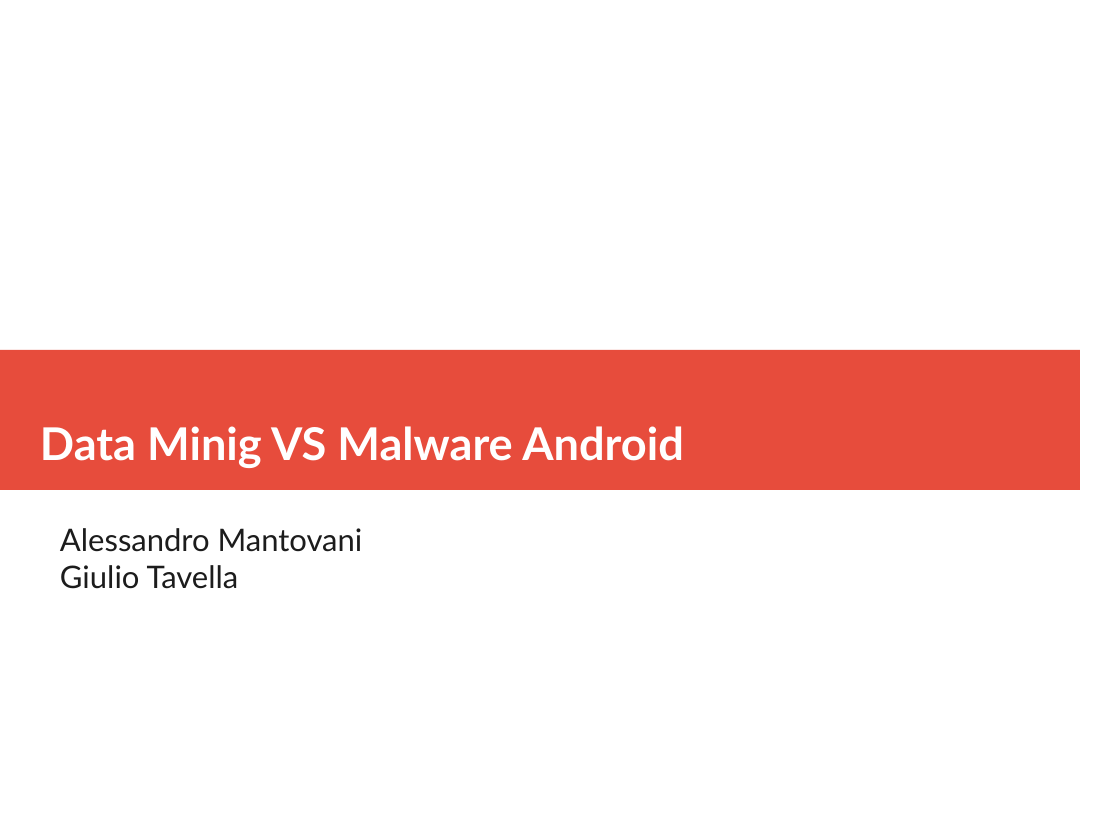
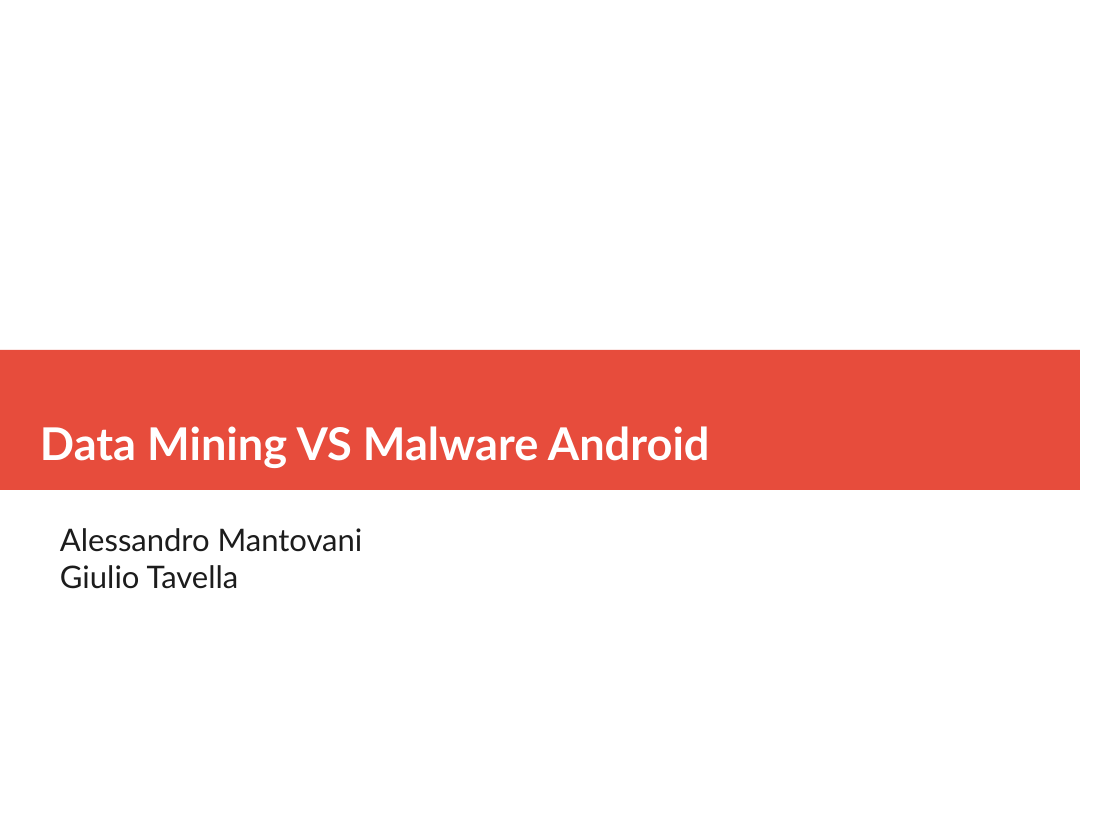
Before and after one commit to elManto/DataMiningForAndroid, a slide deck: slide 1 of DataMining.odp. Drawn at 1120x840 pixels with LibreOffice and Linux fonts; fonts in the diff are those of the drawing. Boxes give left, top, right and bottom in pixels: in the first picture for what was removed or moved away, otherwise in the second. Text is boxed around its words. In the diff, an @@ line names an element or a change of style, - is before the commit and + after.

```diff
--- a/DataMining.odp
+++ b/DataMining.odp
@@ title at [40,426,710,468]: text changed @@
-Data Minig VS Malware Android
+Data Mining VS Malware Android
```
Also in this commit, not shown: 4 other slides changed, 1 slide added, 1 other file.
